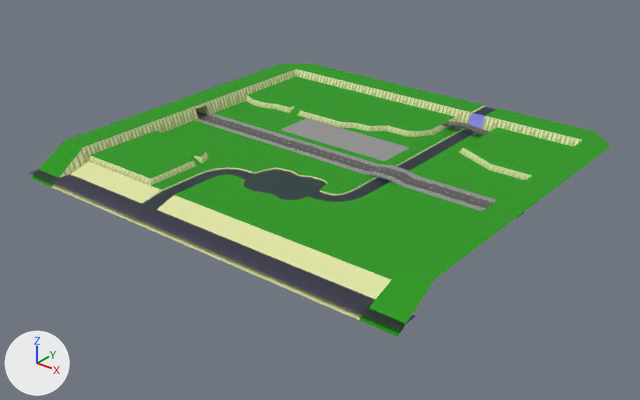
The glTF model models/world/island/island-8x7.glb as it was, and as the next commit left it.
Camera for both pictures: a 50 mm lens placed at (239.1, -282.7, 122.0), pointed at (65.2, -65.3, -12.8). Lighting does not change. The marker at lower left points along +X, +Y and +Z. Vertices at the same position are counted once.

In view in the first picture: 'island-8x7-col', 'island-8x7_water-col'.
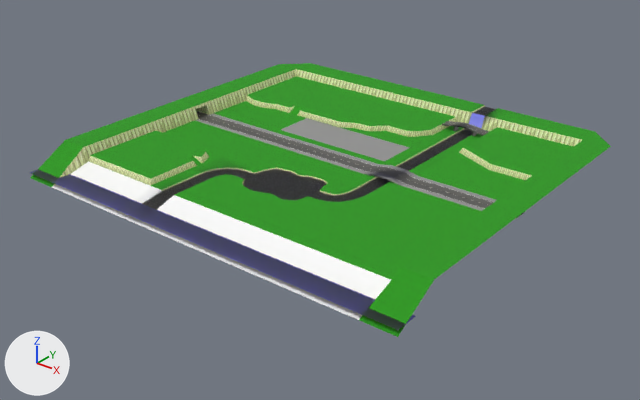
Location of each change, (x1, y1, x2, y2) in pixels of the pictures (640 x 400 px):
'island-8x7-col', recoloured (beige to white)
    both: (49, 104, 501, 322)
'island-8x7_water-col', surface changed
    both: (52, 106, 496, 316)

The change, as a diff of the scene's bpy script:
```diff
--- a/models/world/island/island-8x7.glb.py
+++ b/models/world/island/island-8x7.glb.py
@@ mat_ground @@
 n1 = _N.new('ShaderNodeOutputMaterial'); n1.name = 'Material Output'
+n3 = _N.new('ShaderNodeMix'); n3.name = 'Mix'
+n3.data_type = 'RGBA'
+n3.blend_type = 'MULTIPLY'
+n3.inputs[0].default_value = 1.0  # 'Factor'
+n4 = _N.new('ShaderNodeVertexColor'); n4.name = 'Color Attribute'
 n2 = _N.new('ShaderNodeTexImage'); n2.name = 'Image Texture'
@@ mat_ground @@
 n0 = _N.new('ShaderNodeBsdfPrincipled'); n0.name = 'Principled BSDF'
 _L.new(n0.outputs[0], n1.inputs[0])  # 'BSDF' to 'Surface'
-_L.new(n2.outputs[0], n0.inputs[0])  # 'Color' to 'Base Color'
+_L.new(n3.outputs[2], n0.inputs[0])  # 'Result' to 'Base Color'
+_L.new(n4.outputs[0], n3.inputs[7])  # 'Color' to 'B'
+_L.new(n2.outputs[0], n3.inputs[6])  # 'Color' to 'A'
@@ mat_sand @@
 n0 = _N.new('ShaderNodeBsdfPrincipled'); n0.name = 'Principled BSDF'
-n0.inputs[0].default_value = (0.762, 0.8, 0.376, 1.0)  # 'Base Color', beige #e2e7a5
 n1 = _N.new('ShaderNodeOutputMaterial'); n1.name = 'Material Output'
+n2 = _N.new('ShaderNodeVertexColor'); n2.name = 'Color Attribute'
 _L.new(n0.outputs[0], n1.inputs[0])  # 'BSDF' to 'Surface'
+_L.new(n2.outputs[0], n0.inputs[0])  # 'Color' to 'Base Color'
@@ mat_road @@
 n1 = _N.new('ShaderNodeOutputMaterial'); n1.name = 'Material Output'
+n3 = _N.new('ShaderNodeMix'); n3.name = 'Mix'
+n3.data_type = 'RGBA'
+n3.blend_type = 'MULTIPLY'
+n3.inputs[0].default_value = 1.0  # 'Factor'
+n4 = _N.new('ShaderNodeVertexColor'); n4.name = 'Color Attribute'
 n2 = _N.new('ShaderNodeTexImage'); n2.name = 'Image Texture'
@@ mat_road @@
 n0 = _N.new('ShaderNodeBsdfPrincipled'); n0.name = 'Principled BSDF'
 _L.new(n0.outputs[0], n1.inputs[0])  # 'BSDF' to 'Surface'
-_L.new(n2.outputs[0], n0.inputs[0])  # 'Color' to 'Base Color'
+_L.new(n3.outputs[2], n0.inputs[0])  # 'Result' to 'Base Color'
+_L.new(n4.outputs[0], n3.inputs[7])  # 'Color' to 'B'
+_L.new(n2.outputs[0], n3.inputs[6])  # 'Color' to 'A'
@@ mat_cliff @@
 n1 = _N.new('ShaderNodeOutputMaterial'); n1.name = 'Material Output'
+n3 = _N.new('ShaderNodeMix'); n3.name = 'Mix'
+n3.data_type = 'RGBA'
+n3.blend_type = 'MULTIPLY'
+n3.inputs[0].default_value = 1.0  # 'Factor'
+n4 = _N.new('ShaderNodeVertexColor'); n4.name = 'Color Attribute'
 n2 = _N.new('ShaderNodeTexImage'); n2.name = 'Image Texture'
@@ mat_cliff @@
 n0 = _N.new('ShaderNodeBsdfPrincipled'); n0.name = 'Principled BSDF'
 _L.new(n0.outputs[0], n1.inputs[0])  # 'BSDF' to 'Surface'
-_L.new(n2.outputs[0], n0.inputs[0])  # 'Color' to 'Base Color'
+_L.new(n3.outputs[2], n0.inputs[0])  # 'Result' to 'Base Color'
+_L.new(n4.outputs[0], n3.inputs[7])  # 'Color' to 'B'
+_L.new(n2.outputs[0], n3.inputs[6])  # 'Color' to 'A'
@@ mat_sidewalk @@
 n1 = _N.new('ShaderNodeOutputMaterial'); n1.name = 'Material Output'
+n3 = _N.new('ShaderNodeMix'); n3.name = 'Mix'
+n3.data_type = 'RGBA'
+n3.blend_type = 'MULTIPLY'
+n3.inputs[0].default_value = 1.0  # 'Factor'
+n4 = _N.new('ShaderNodeVertexColor'); n4.name = 'Color Attribute'
 n2 = _N.new('ShaderNodeTexImage'); n2.name = 'Image Texture'
@@ mat_sidewalk @@
 n0 = _N.new('ShaderNodeBsdfPrincipled'); n0.name = 'Principled BSDF'
 _L.new(n0.outputs[0], n1.inputs[0])  # 'BSDF' to 'Surface'
-_L.new(n2.outputs[0], n0.inputs[0])  # 'Color' to 'Base Color'
+_L.new(n3.outputs[2], n0.inputs[0])  # 'Result' to 'Base Color'
+_L.new(n4.outputs[0], n3.inputs[7])  # 'Color' to 'B'
+_L.new(n2.outputs[0], n3.inputs[6])  # 'Color' to 'A'
@@ mat_city_temp @@
 n0 = _N.new('ShaderNodeBsdfPrincipled'); n0.name = 'Principled BSDF'
-n0.inputs[0].default_value = (0.292, 0.292, 0.292, 1.0)  # 'Base Color', grey #939393
 n1 = _N.new('ShaderNodeOutputMaterial'); n1.name = 'Material Output'
+n2 = _N.new('ShaderNodeMix'); n2.name = 'Mix'
+n2.data_type = 'RGBA'
+n2.blend_type = 'MULTIPLY'
+n2.inputs[0].default_value = 1.0  # 'Factor'
+n2.inputs[7].default_value = (0.292, 0.292, 0.292, 1.0)  # 'B', grey #939393
+n3 = _N.new('ShaderNodeVertexColor'); n3.name = 'Color Attribute'
 _L.new(n0.outputs[0], n1.inputs[0])  # 'BSDF' to 'Surface'
+_L.new(n2.outputs[2], n0.inputs[0])  # 'Result' to 'Base Color'
+_L.new(n3.outputs[0], n2.inputs[6])  # 'Color' to 'A'
@@ mat_river @@
 mat_river = principled_material('river')
-mat_river.base_color = (0.0284, 0.142, 1.0)  # blue #2f69ff
+mat_river.texture = img_untitled
 mat_river.transmission_weight = 1.0
@@ mat_lake @@
 mat_lake = principled_material('lake')
-mat_lake.base_color = (0.0493, 0.334, 1.0)  # blue #3f9cff
+mat_lake.texture = img_untitled
 mat_lake.transmission_weight = 1.0
@@ me_plane_017 @@
 me_plane_017.from_pydata(...)  # 539 vertices, 804 faces; spans x -12.0..140.0, y -128.0..12.0, z -4.0..5.0
+# me_plane_017 part 1: vertex colours changed
 me_plane_017.materials.append(mat_ground)
```
